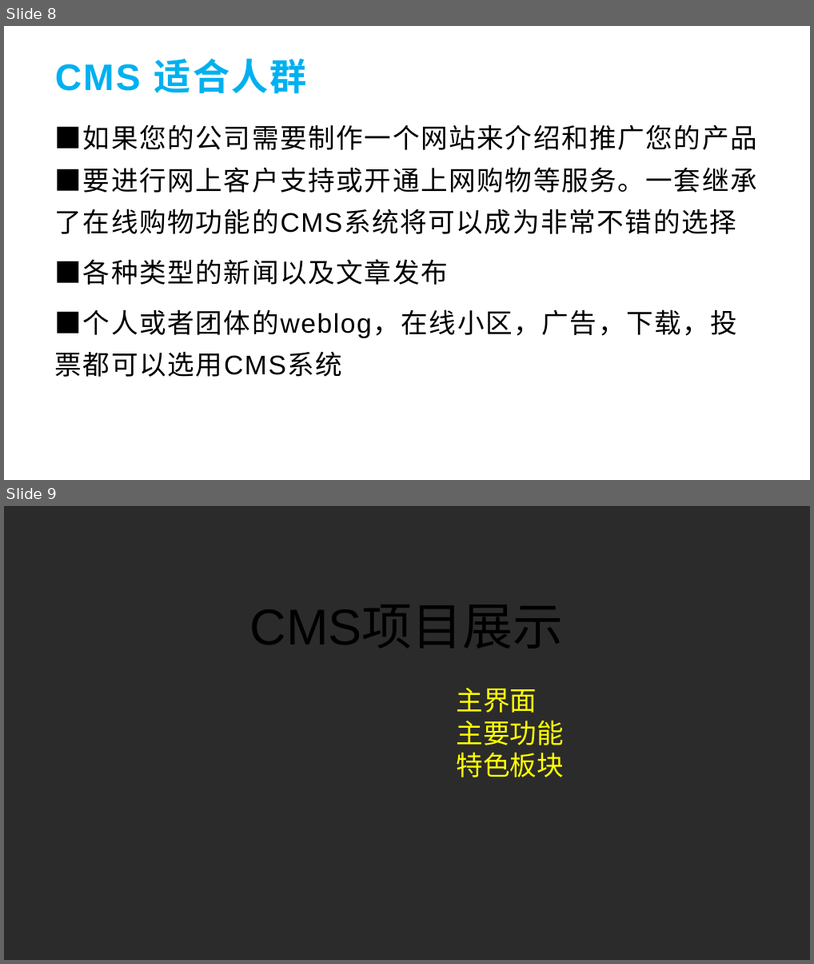
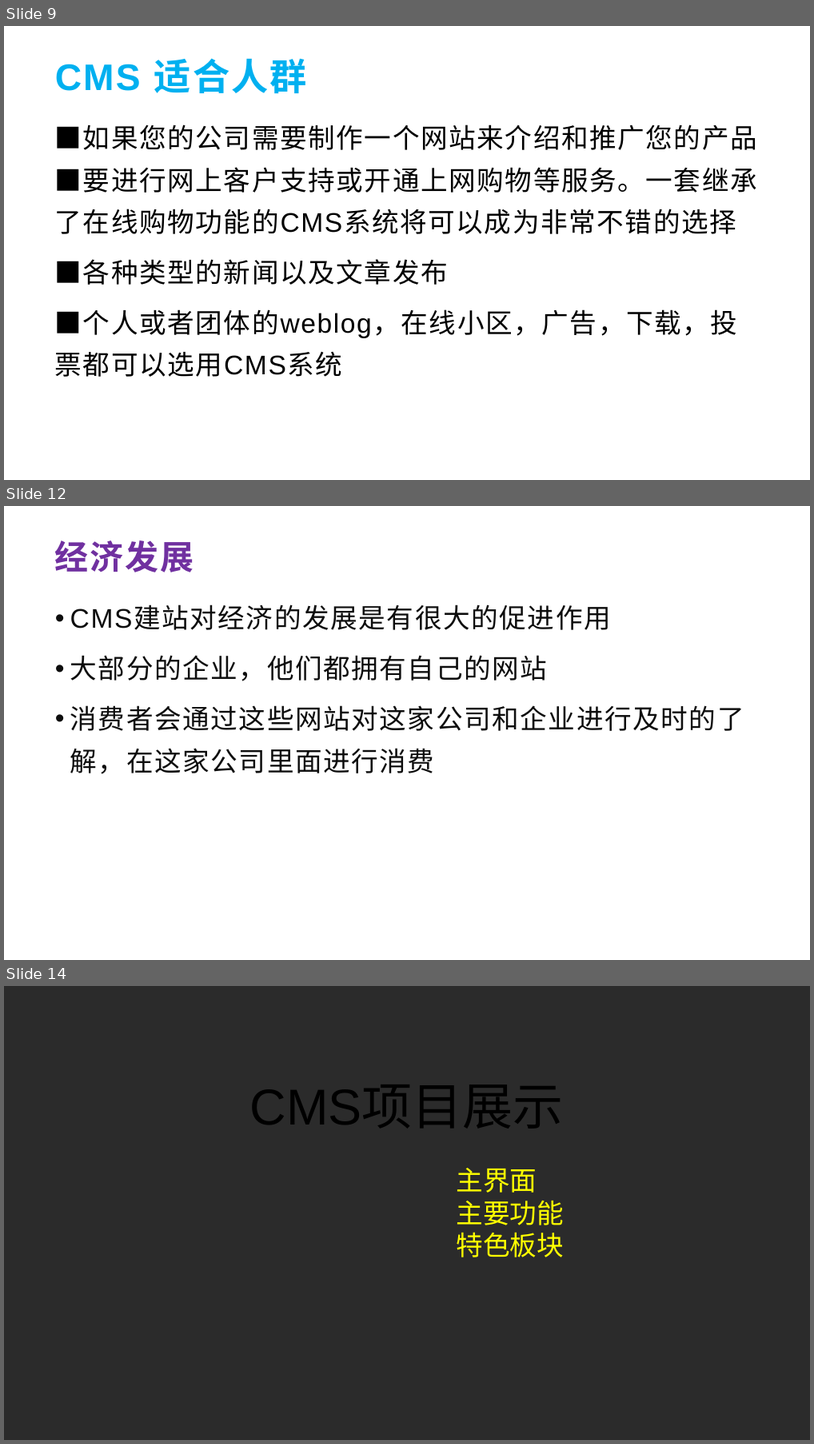
Before and after one commit to S180715J/cms, a slide deck: 02document/50日志/0327/cms测试模板.pptx. Shown one above the other, each under a label of ours: slides 8 and 9 before the commit, slides 9, 12 and 14 after it; the slides between them are not shown. The pictures are 814x964 and 814x1444 pixels, drawn with LibreOffice and Linux fonts; fonts in the diff are those of the drawing; background and template pictures are left out; a plain dark background stands for a picture behind light text. Boxes give left, top, right and bottom in pixels: in the first picture for what was removed or moved away, otherwise in the second. Text is boxed around its words. In the diff, an @@ line names an element or a change of style, - is before the commit and + after.

```diff
--- a/02document/50日志/0327/cms测试模板.pptx
+++ b/02document/50日志/0327/cms测试模板.pptx
@@ slide 12 added at bbox=[4, 506, 810, 960], background picture (left out) @@
@@ title added at bbox=[55, 540, 194, 572], 40 pt, text #7030A0, bold @@
+经济发展
@@ text added at bbox=[70, 606, 745, 774], 32 pt, text #0D0D0D @@
+• CMS建站对经济的发展是有很大的促进作用
+• 大部分的企业，他们都拥有自己的网站
+• 消费者会通过这些网站对这家公司和企业进行及时的了解，在这家公司里面进行消费
@@ what was slide 8 is now slide 9 @@
@@ what was slide 9 is now slide 14 @@
```
Also in this commit, not shown: 1 slide changed, 4 other slides added.
